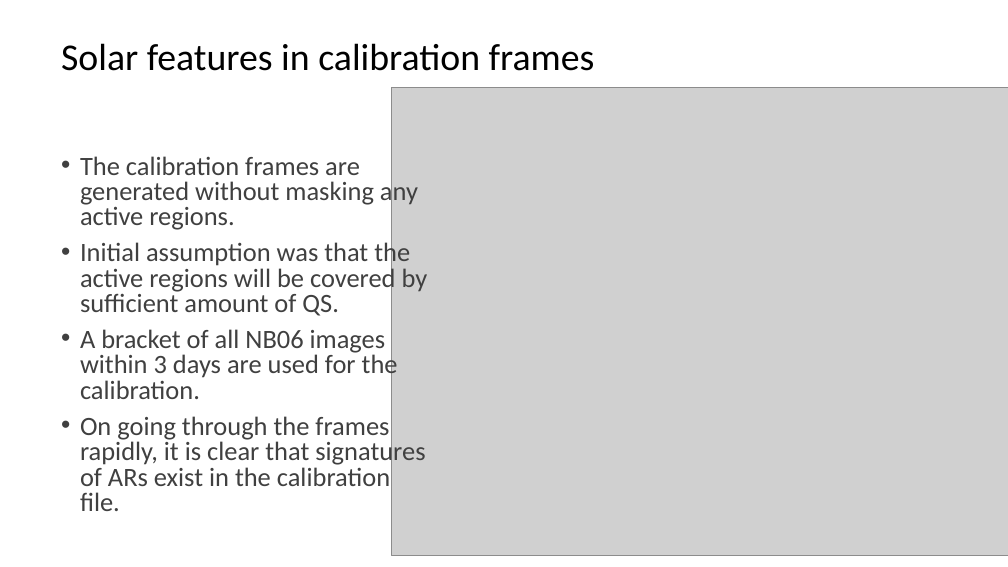
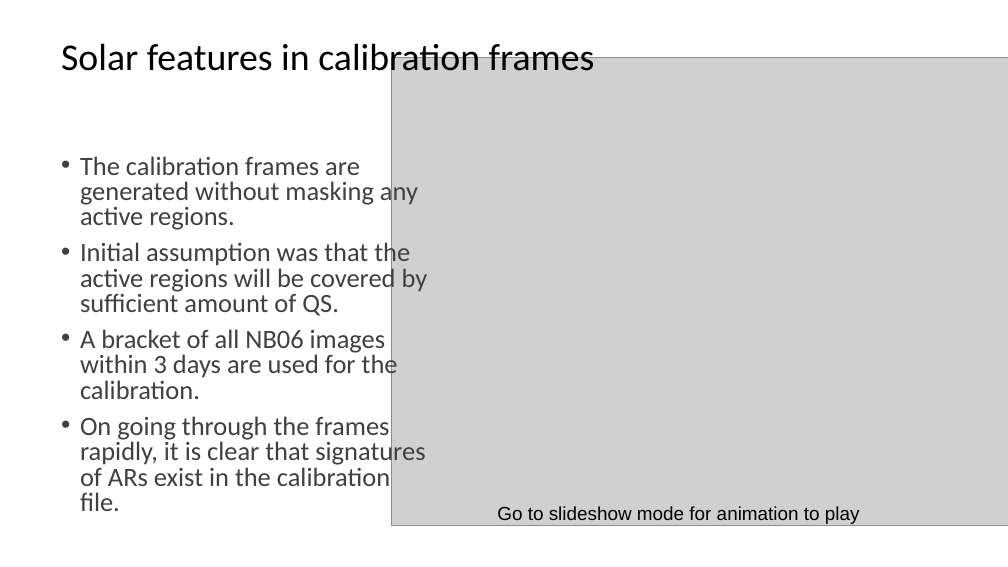
Before and after one commit to janmejoysarkar/limb_darkening, a slide deck: slide 11 of reports/report.pptx. Drawn at 1008x567 pixels with LibreOffice and Linux fonts; fonts in the diff are those of the drawing; grey boxes stand for pictures. Boxes give left, top, right and bottom in pixels: in the first picture for what was removed or moved away, otherwise in the second. Text is boxed around its words. In the diff, an @@ line names an element or a change of style, - is before the commit and + after.

```diff
--- a/reports/report.pptx
+++ b/reports/report.pptx
@@ picture: place and size @@
-picture at box(391, 88, 1008, 556)
+picture at box(391, 57, 1008, 526)
@@ text added at box(497, 506, 860, 524), 18 pt, text #000000 @@
+Go to slideshow mode for animation to play
```
Also in this commit, not shown: 1 slide added, 1 other file.
